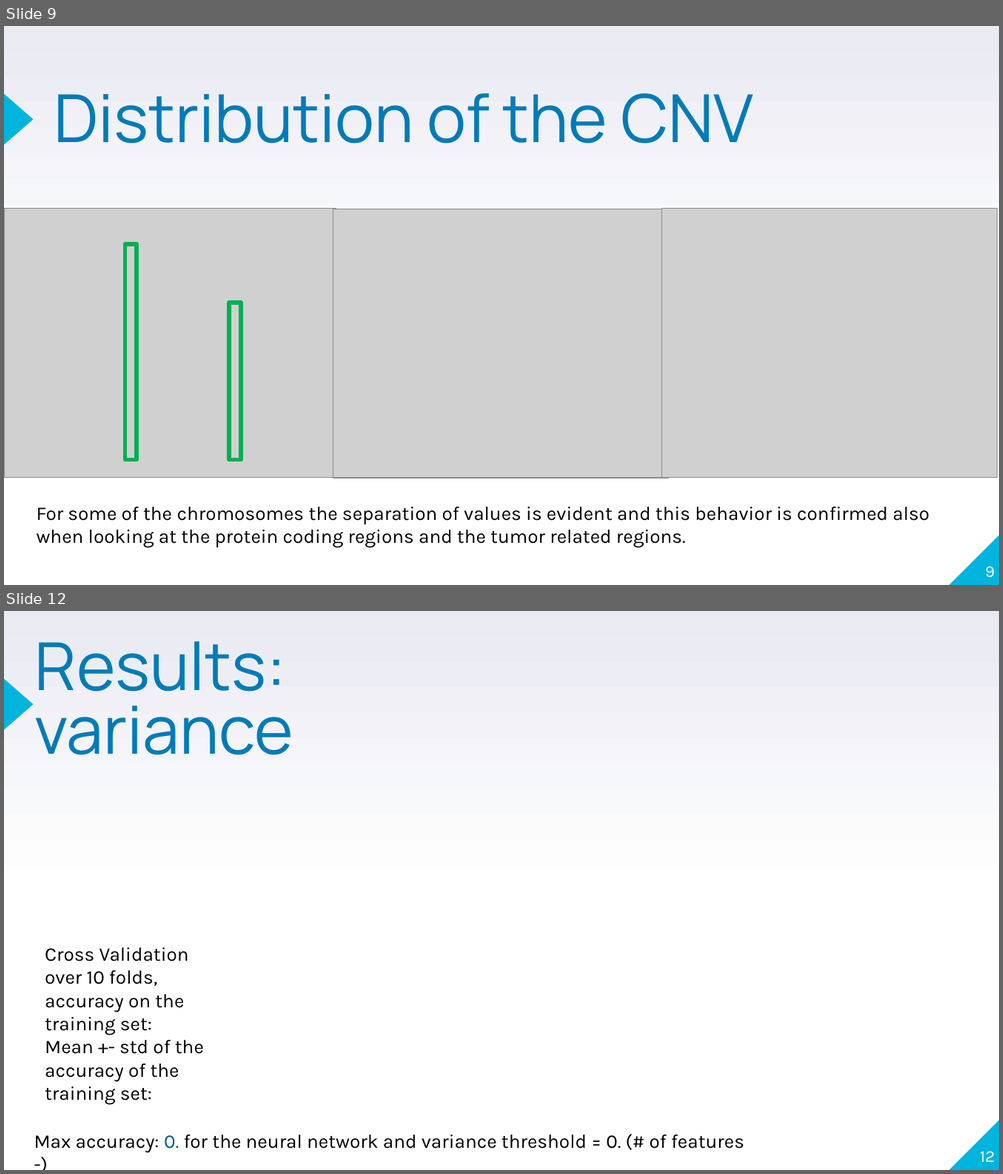
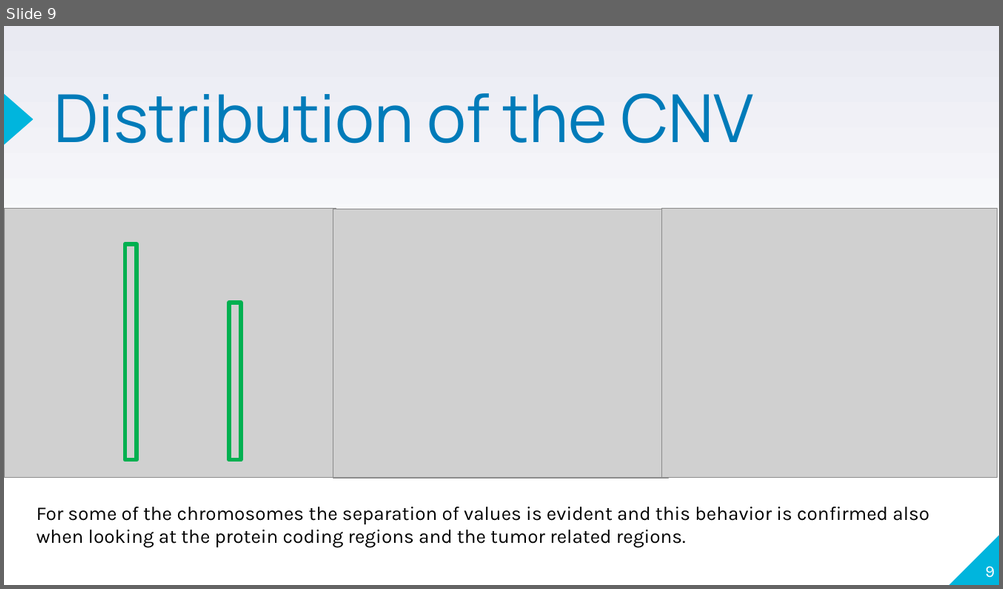
Before and after one commit to veneresabrina/Bioinfo, a slide deck: PRESENTAZIONE.pptx. Shown one above the other, each under a label of ours: slides 9 and 12 before the commit, slide 9 after it; the slides between them are not shown. The pictures are 1003x1174 and 1003x589 pixels, drawn with LibreOffice and Linux fonts; fonts in the diff are those of the drawing; grey boxes stand for pictures. Boxes give left, top, right and bottom in pixels: in the first picture for what was removed or moved away, otherwise in the second. Text is boxed around its words. In the diff, an @@ line names an element or a change of style, - is before the commit and + after.

```diff
--- a/PRESENTAZIONE.pptx
+++ b/PRESENTAZIONE.pptx
@@ slide 12 removed at [4, 611, 999, 1170], background gradient #FFFFFF to #E9EAF2; not listed: 2 template elements that a slide beside it also shows @@
@@ title removed at [35, 641, 293, 755] @@
-Results: variance
@@ text removed at [45, 948, 204, 1105] @@
-Cross Validation over 10 folds, accuracy on the training set:
-Mean +- std of the accuracy of the training set:
@@ text removed at [34, 1135, 744, 1153] @@
-Max accuracy: 0. for the neural network and variance threshold = 0. (# of features -)
@@ page number removed at [979, 1151, 994, 1162] @@
-12
```
Also in this commit, not shown: 10 slides changed, 1 other slide removed.
